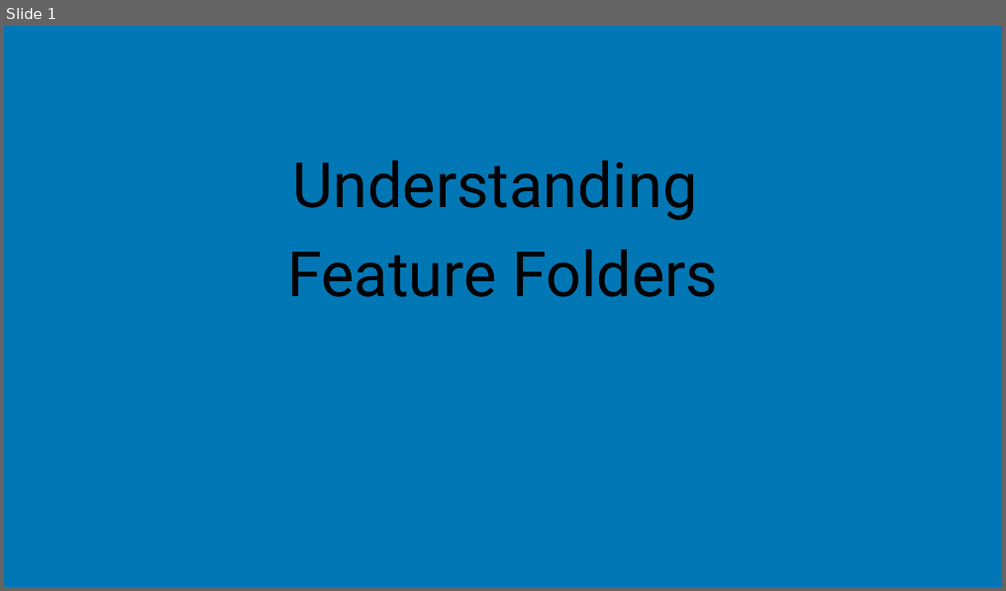
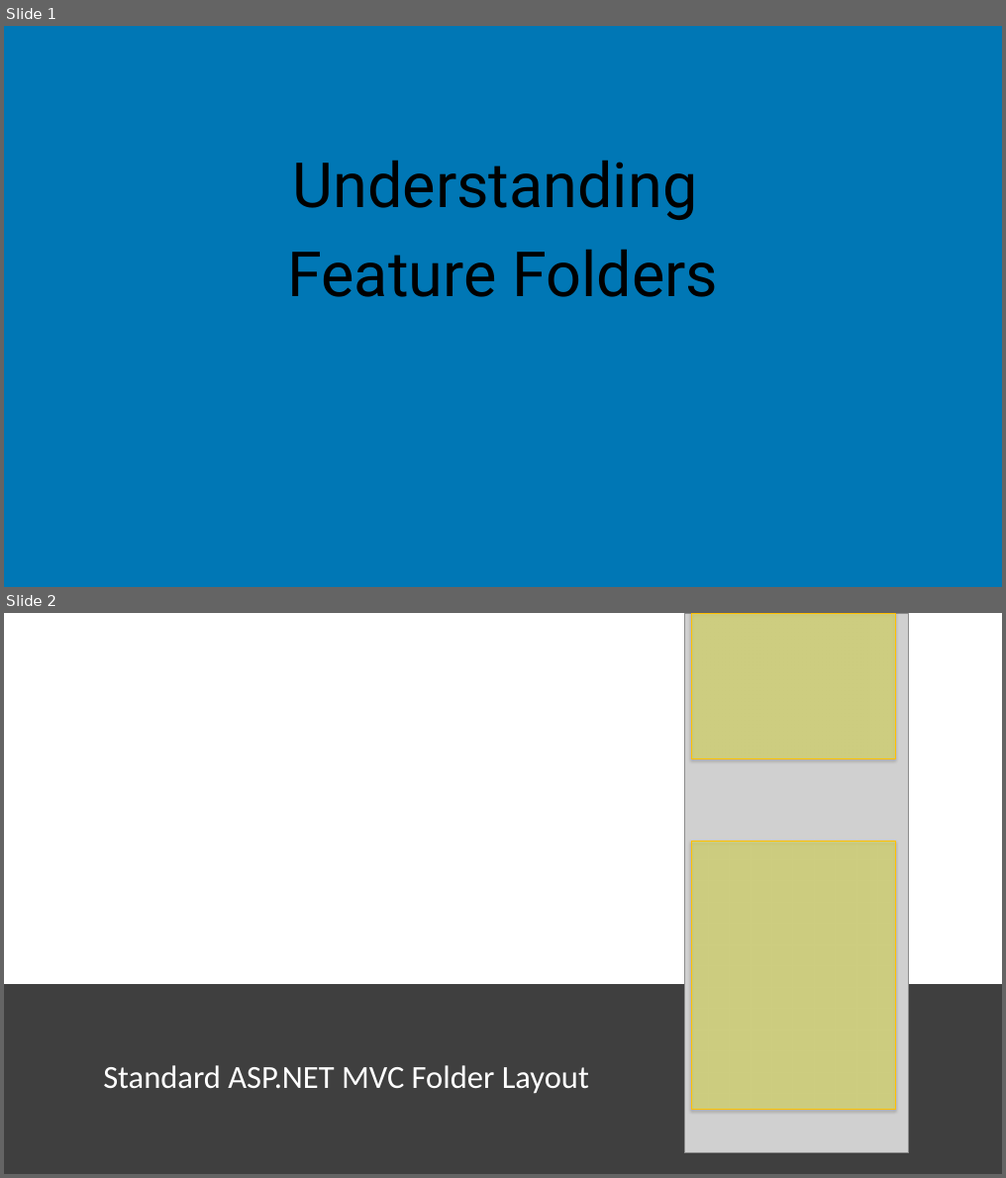
Before and after one commit to jchadwick/CustomizingAspNetMvc, a slide deck: 07_01-FeatureFolders.pptx. Shown one above the other, each under a label of ours: slide 1 before the commit, slides 1 and 2 after it. The pictures are 1006x591 and 1006x1178 pixels, drawn with LibreOffice and Linux fonts; fonts in the diff are those of the drawing; grey boxes stand for pictures. Boxes give left, top, right and bottom in pixels: in the first picture for what was removed or moved away, otherwise in the second. Text is boxed around its words. In the diff, an @@ line names an element or a change of style, - is before the commit and + after.

Commit message:
Updating Feature Folders

```diff
--- a/07_01-FeatureFolders.pptx
+++ b/07_01-FeatureFolders.pptx
@@ slide 2 added at <box>4,613,1002,1174</box>, background #FFFFFF @@
@@ rectangle added at <box>4,613,1002,984</box>, fill #FFFFFF @@
@@ picture added at <box>684,613,909,1154</box> @@
@@ rectangle added at <box>692,613,896,759</box>, fill #FFFF00 at 30% opacity, outline #FFC000 0.75 pt @@
@@ rectangle added at <box>692,842,896,1109</box>, fill #FFFF00 at 30% opacity, outline #FFC000 0.75 pt @@
@@ rectangle added at <box>4,984,1002,1174</box>, fill #3F3F3F @@
@@ title added at <box>103,1065,589,1094</box>, 30.9 pt, text #FFFFFF @@
+Standard ASP.NET MVC Folder Layout
```
Also in this commit, not shown: 5 other slides added, 8 slides removed, 1 other file.
